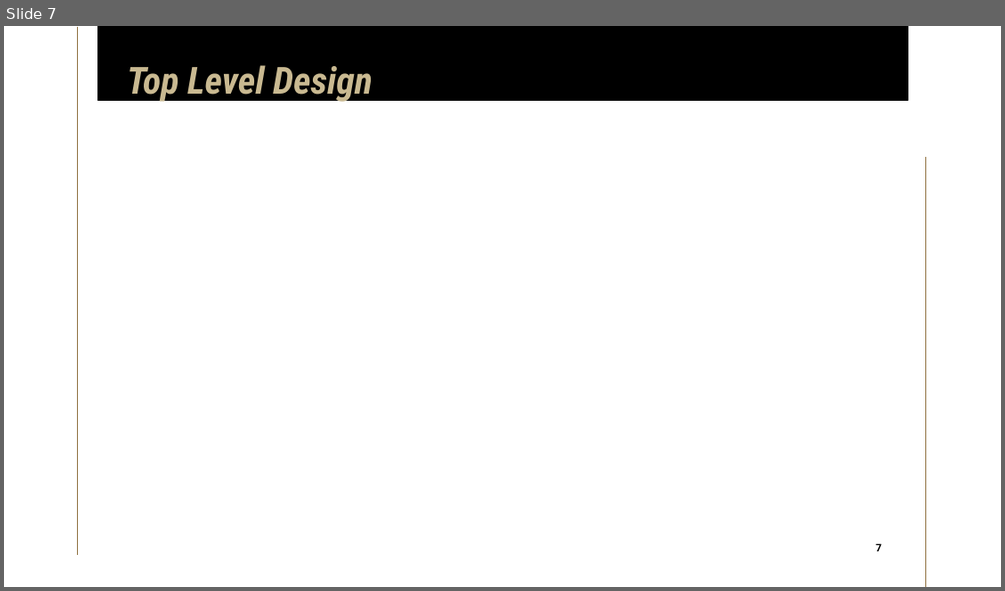
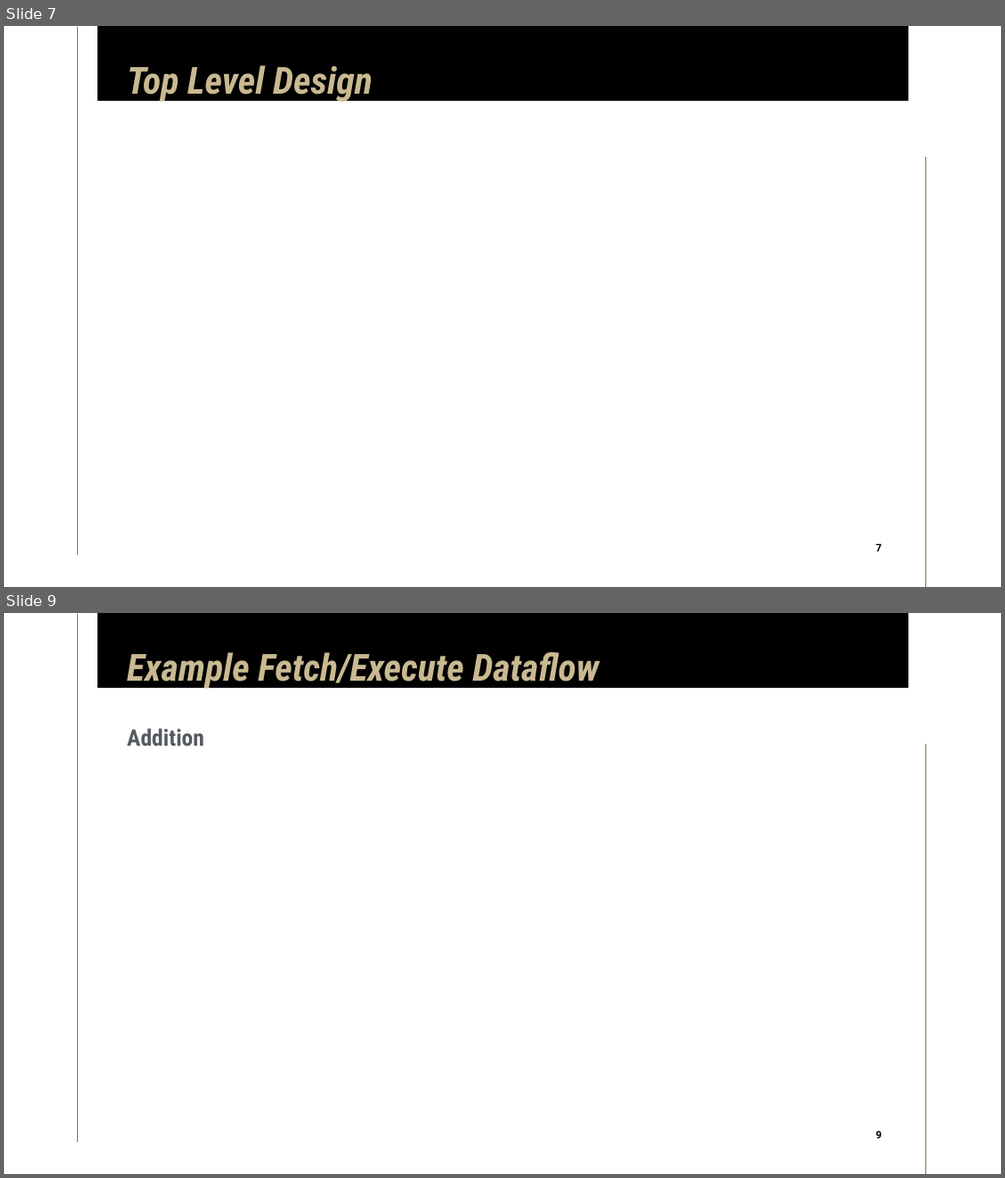
Before and after one commit to limichael246/STARS_2024, a slide deck: Project_Proposal.pptx. Shown one above the other, each under a label of ours: slide 7 before the commit, slides 7 and 9 after it; the slides between them are not shown. The pictures are 1005x591 and 1005x1178 pixels, drawn with LibreOffice and Linux fonts; fonts in the diff are those of the drawing. Boxes give left, top, right and bottom in pixels: in the first picture for what was removed or moved away, otherwise in the second. Text is boxed around its words. In the diff, an @@ line names an element or a change of style, - is before the commit and + after.

```diff
--- a/Project_Proposal.pptx
+++ b/Project_Proposal.pptx
@@ slide 9 added at [4, 613, 1001, 1174], background #FFFFFF; not listed: 3 template elements that a slide beside it also shows @@
@@ title added at [127, 652, 599, 690], 36 pt, text #C9B991, bold, italic @@
+Example Fetch/Execute Dataflow
@@ subtitle added at [127, 728, 204, 746], 22 pt, text #555960, bold @@
+Addition
@@ page number added at [867, 1126, 890, 1144], 10 pt, text #000000, bold @@
+9
```
Also in this commit, not shown: 9 slides changed, 12 other slides added, 3 slides removed.
